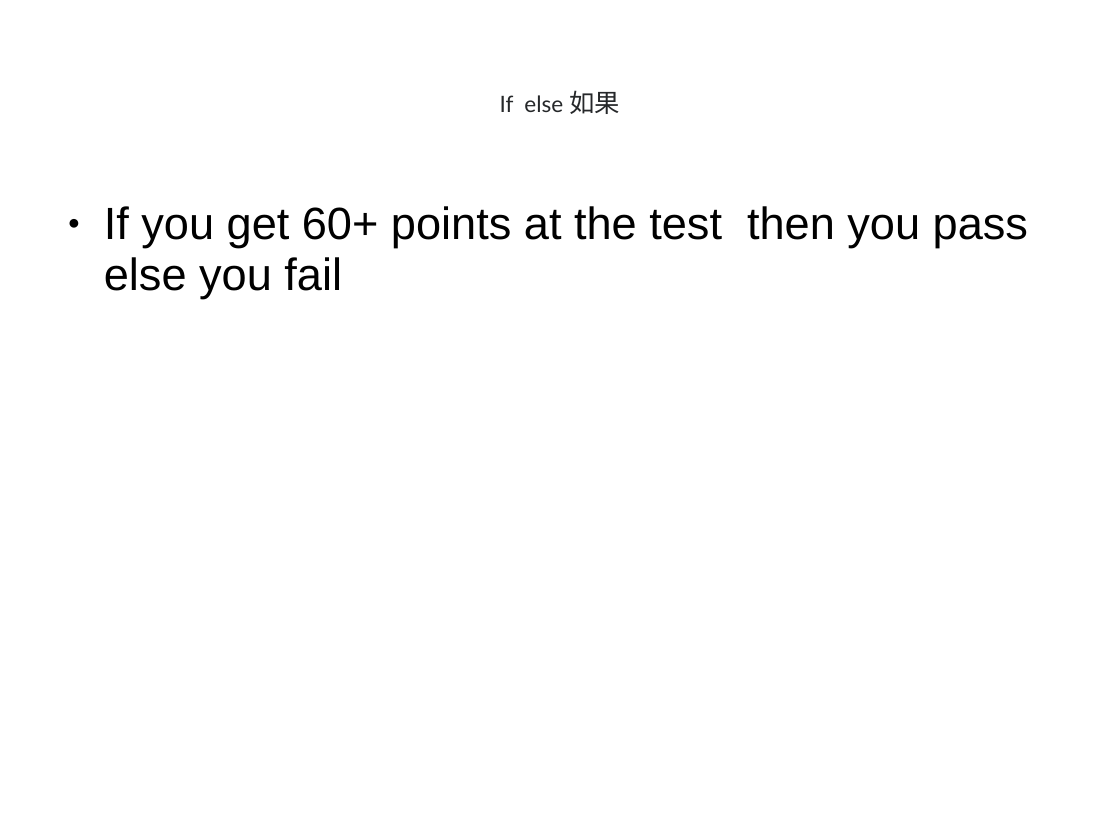
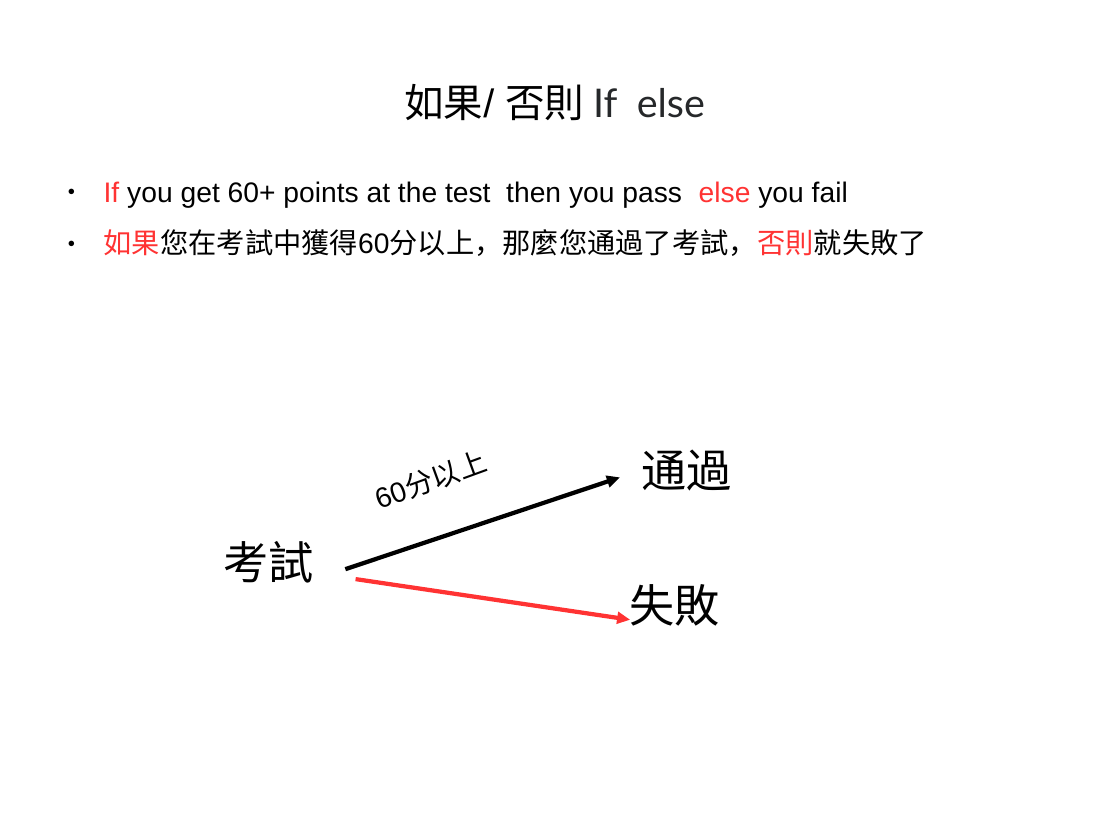
Before and after one commit to kienchen/tungli_ai, a slide deck: slide 6 of Programming/程式邏輯的介紹.ppt. Drawn at 1120x840 pixels with LibreOffice and Linux fonts; fonts in the diff are those of the drawing. Boxes give left, top, right and bottom in pixels: in the first picture for what was removed or moved away, otherwise in the second. Text is boxed around its words. In the diff, an @@ line names an element or a change of style, - is before the commit and + after.

```diff
--- a/Programming/程式邏輯的介紹.ppt
+++ b/Programming/程式邏輯的介紹.ppt
@@ title at (405, 84, 705, 121): text changed; size 16 to 28 pt @@
-If else 如果
+如果/ 否則 If else
@@ text "If you get 60+ points ...": place and size @@
-text "If you get 60+ points ..." at (104, 206, 1028, 298)
+text "If you get 60+ points ..." at (104, 181, 927, 256)
@@ text at (104, 181, 848, 207): size 32 to 20 pt in "If you get 60+ points at the ..."; text colour #000000 to #FF3333 in "If else" @@
@@ text at (104, 229, 927, 256): paragraph added @@
+● 如果您在考試中獲得60分以上，那麼您通過了考試，否則就失敗了
@@ text added at (370, 409, 592, 533), 20 pt, text #000000 @@
+60分以上
@@ text added at (641, 449, 731, 491), 32 pt, text #000000 @@
+通過
@@ arrow added from (346, 569) to (620, 478), #000000 3 pt @@
@@ text added at (223, 541, 313, 583), 32 pt, text #000000 @@
+考試
@@ arrow added from (356, 579) to (630, 620), #FF3333 3 pt @@
@@ text added at (630, 584, 720, 626), 32 pt, text #000000 @@
+失敗
```
Also in this commit, not shown: 5 other slides changed, 1 slide added, 1 slide removed.
